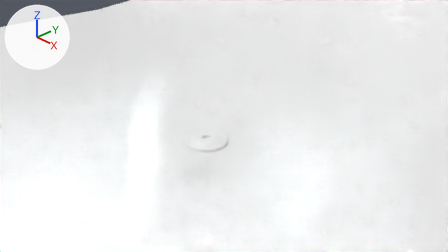
An edit to the Blender file module5/backdrop.blend, drawn before and after from the same camera.
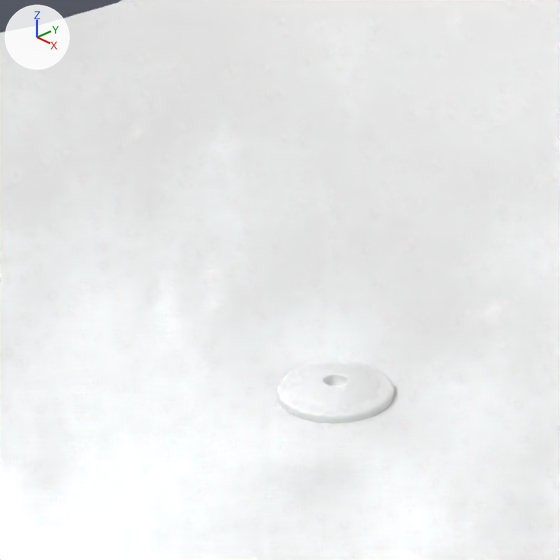
There are two pictures of each version: one from the file's camera 'Camera', one close up on the part from 19% to 64% of the width and 0% to 80% of the height. Arrows for +X, +Y and +Z are at upper left; the lights stay in place.

Script lines for the objects in view, before the commit:
```python
me_cubeziercircle_000 = bpy.data.meshes.new('CUBezierCircle.000')
me_cubeziercircle_000.from_pydata(...)  # 480 vertices, 434 faces, 24 loose edges; spans x -0.484..0.484, y -0.484..0.484, z 0.0..0.139
me_cubeziercircle_000.polygons.foreach_set('use_smooth', [True] * 434)
me_cubeziercircle_002 = bpy.data.meshes.new('CUBezierCircle.002')
me_cubeziercircle_002.from_pydata(...)  # 48 vertices, 26 faces; spans x -0.097..0.097, y -0.097..0.097, z 0.048..1.189
me_cubeziercircle_002.polygons.foreach_set('use_smooth', [True] * 26)
me_plane = bpy.data.meshes.new('Plane')
me_plane.from_pydata(...)  # 24 vertices, 11 faces; spans x -1.0..1.0, y -1.0..1.0, z 0.0..8.0
me_plane.polygons.foreach_set('use_smooth', [True] * 11)
ob_backdrop = bpy.data.objects.new('backdrop', me_plane)
ob_backdrop.location = (0.0, 0.0, 0.0)
ob_backdrop.scale = (13.3, 13.3, 1.0)
ob_base_002 = bpy.data.objects.new('base.002', me_cubeziercircle_000)
ob_base_002.location = (0.0, 0.0, 0.0)
ob_stem = bpy.data.objects.new('stem', me_cubeziercircle_002)
ob_stem.location = (0.0, 0.0, 0.0)
ob_stem.hide_viewport = True
```
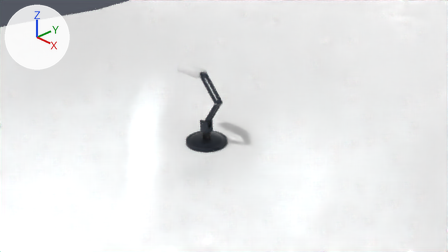
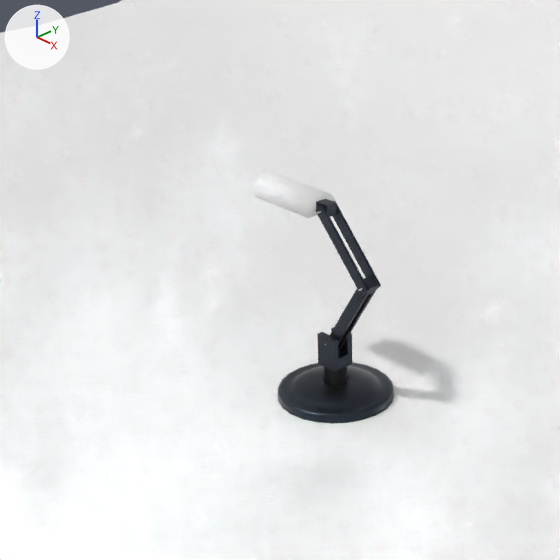
ob_mirror_axis is not drawn itself; it is used by a modifier of ob_upper_arm, ob_lower_arm.

What differs and where, as boxes (x1, y1, x2, y2) in the close-ups (560 x 560 px):
'base.002', recoloured
    both: (277, 361, 394, 424)
'head', added
    after: (253, 173, 335, 218)
'upper arm', added
    after: (315, 201, 381, 296)
'stem', shown
    after: (317, 327, 352, 386)
'lower arm', added
    after: (330, 276, 379, 350)
'neck', added
    after: (316, 199, 336, 217)

Patch to the scene script:
```diff
--- a/module5/backdrop.blend.py
+++ b/module5/backdrop.blend.py
@@ mat_base @@
+mat_base = principled_material('base')
+# nodes: 
@@ me_cubeziercircle_000 @@
 me_cubeziercircle_000.from_pydata(...)  # 480 vertices, 434 faces, 24 loose edges; spans x -0.484..0.484, y -0.484..0.484, z 0.0..0.139
+me_cubeziercircle_000.materials.append(mat_base)  # dark blue #2b323d
@@ me_sphere_001 @@
+me_sphere_001.from_pydata(...)  # 304 vertices, 276 faces, 2 loose edges; spans x -0.1..0.5, y -0.1..0.1, z -0.039..0.1
+me_sphere_001.polygons.foreach_set('use_smooth', [True] * 276)
@@ me_cylinder_001 @@
+me_cylinder_001.from_pydata(...)  # 48 vertices, 26 faces; spans x -0.005..0.005, y -0.125..0.125, z -0.005..0.005
@@ me_cube_002 @@
+me_cube_002.from_pydata(...)  # 31 vertices, 29 faces; spans x -0.05..0.05, y -0.05..0.0, z -0.05..0.808
+me_cube_002.materials.append(mat_base)  # dark blue #2b323d
@@ me_cube_003 @@
+me_cube_003.from_pydata(...)  # 15 vertices, 10 faces; spans x -0.714..0.051, y -0.042..-0.017, z -0.041..0.048
+me_cube_003.materials.append(mat_base)  # dark blue #2b323d
@@ me_cube_004 @@
+me_cube_004.from_pydata(...)  # a box spanning x -0.0746..0.05, y -0.0481..0.0489, z -0.05..0.05
+me_cube_004.materials.append(mat_base)  # dark blue #2b323d
@@ ob_stem @@
 ob_stem.location = (0.0, 0.0, 0.0)
-ob_stem.hide_viewport = True
+ob_stem.scale = (0.5, 0.5, 0.25)
@@ ob_head @@
+ob_head = bpy.data.objects.new('head', me_sphere_001)
+ob_head.location = (-0.762, 0.0, 1.604)
+ob_head.scale = (1.25, 1.5, 1.25)
+_m = ob_head.modifiers.new('Solidify', 'SOLIDIFY')
+_m.nonmanifold_thickness_mode = 'FIXED'
+_m.nonmanifold_merge_threshold = 0.0003
@@ ob_bottom_pin @@
+ob_bottom_pin = bpy.data.objects.new('bottom pin', me_cylinder_001)
+ob_bottom_pin.parent = ob_lower_arm
+ob_bottom_pin.matrix_parent_inverse = Matrix(((0.841, 0.0, -0.541, 0.259), (0.0, 1.0, 0.0, -0.000968), (0.541, 0.0, 0.841, -0.397), (0.0, 0.0, 0.0, 1.0)))
+ob_bottom_pin.location = (0.0, 0.00104, 0.497)
+ob_bottom_pin.scale = (1.0, 0.85, 1.0)
@@ ob_lower_arm @@
+ob_lower_arm = bpy.data.objects.new('lower arm', me_cube_002)
+ob_lower_arm.location = (-0.003, 0.001, 0.474)
+ob_lower_arm.rotation_euler = (0.0, 0.571, 0.0)  # degrees (0, 33, 0)
+_m = ob_lower_arm.modifiers.new('Mirror', 'MIRROR')
+_m.use_axis = (False, True, False)
+_m.mirror_object = ob_mirror_axis
@@ ob_mirror_axis @@
+ob_mirror_axis = bpy.data.objects.new('mirror axis', None)
+ob_mirror_axis.location = (0.0, 0.0, 1.0)
@@ ob_middle_pin @@
+ob_middle_pin = bpy.data.objects.new('middle pin', me_cylinder_001.copy())
+ob_middle_pin.parent = ob_upper_arm
+ob_middle_pin.matrix_parent_inverse = Matrix(((0.686, 0.0, -0.728, 0.537), (0.0, 1.0, 0.0, 0.033), (0.728, 0.0, 0.686, -1.058), (0.0, 0.0, 0.0, 1.0)))
+ob_middle_pin.location = (0.413, 0.00104, 1.111)
+ob_middle_pin.scale = (1.0, 0.85, 1.0)
@@ ob_upper_arm @@
+ob_upper_arm = bpy.data.objects.new('upper arm', me_cube_003)
+ob_upper_arm.location = (0.401, -0.033, 1.116)
+ob_upper_arm.rotation_euler = (0.0, 0.815, 0.0)  # degrees (0, 47, 0)
+_m = ob_upper_arm.modifiers.new('Mirror', 'MIRROR')
+_m.use_axis = (False, True, False)
+_m.mirror_object = ob_mirror_axis
@@ ob_top_pin @@
+ob_top_pin = bpy.data.objects.new('top pin', me_cylinder_001.copy())
+ob_top_pin.parent = ob_neck
+ob_top_pin.matrix_parent_inverse = Matrix(((1.0, 0.0, 0.0, 0.0608), (0.0, 1.0, 0.0, 0.0), (0.0, 0.0, 1.0, -1.62), (0.0, 0.0, 0.0, 1.0)))
+ob_top_pin.location = (-0.0568, 0.00104, 1.612)
+ob_top_pin.scale = (1.0, 0.85, 1.0)
@@ ob_neck @@
+ob_neck = bpy.data.objects.new('neck', me_cube_004)
+ob_neck.location = (-0.061, 0.0, 1.62)
```
